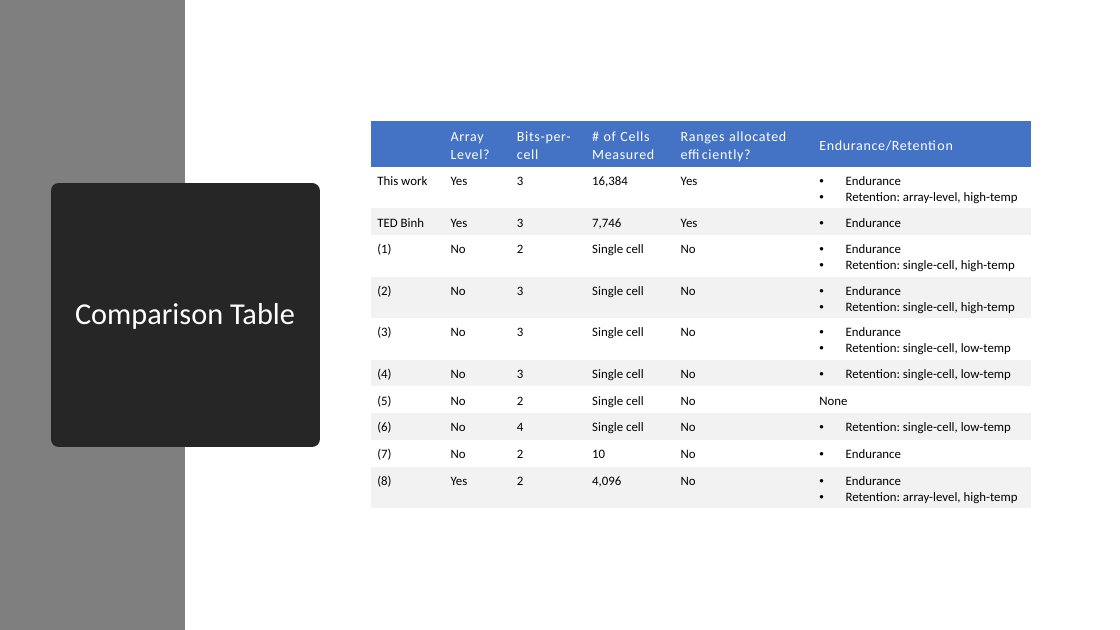
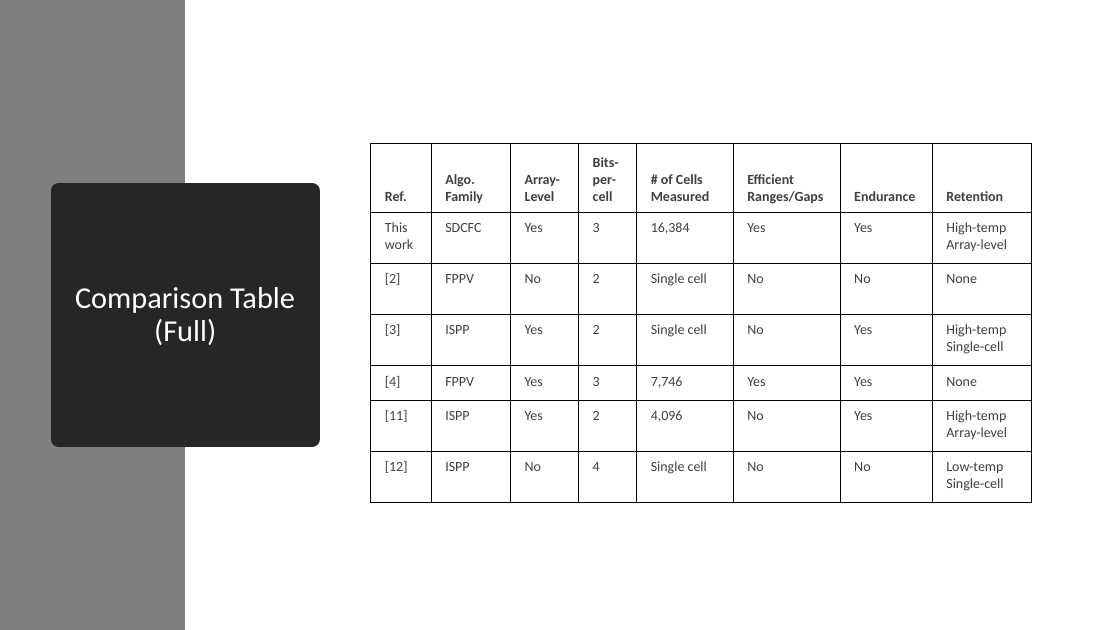
Before and after one commit to akashlevy/RRAM-RADAR-Tuning, a slide deck: slide 32 of presentations/Updates 8-12-20.pptx (slide 31 before the commit). Drawn at 1120x630 pixels with LibreOffice and Linux fonts; fonts in the diff are those of the drawing. Boxes give left, top, right and bottom in pixels: in the first picture for what was removed or moved away, otherwise in the second. Text is boxed around its words. In the diff, an @@ line names an element or a change of style, - is before the commit and + after.

```diff
--- a/presentations/Updates 8-12-20.pptx
+++ b/presentations/Updates 8-12-20.pptx
@@ table at (x1=371, y1=144, x2=1032, y2=502) @@
- | Array Level? | Bits-per-cell | # of Cells Measured | Ranges allocated efficiently? | Endurance/Retention
-This work | Yes | 3 | 16,384 | Yes | Endurance / Retention: array-level, high-temp
-TED Binh | Yes | 3 | 7,746 | Yes | Endurance
-(1) | No | 2 | Single cell | No | Endurance / Retention: single-cell, high-temp
-(2) | No | 3 | Single cell | No | Endurance / Retention: single-cell, high-temp
-(3) | No | 3 | Single cell | No | Endurance / Retention: single-cell, low-temp
-(4) | No | 3 | Single cell | No | Retention: single-cell, low-temp
-(5) | No | 2 | Single cell | No | None
-(6) | No | 4 | Single cell | No | Retention: single-cell, low-temp
-(7) | No | 2 | 10 | No | Endurance
-(8) | Yes | 2 | 4,096 | No | Endurance / Retention: array-level, high-temp
+Ref. | Algo. Family | Array-Level | Bits-per-cell | # of Cells Measured | Efficient Ranges/Gaps | Endurance | Retention
+This work | SDCFC | Yes | 3 | 16,384 | Yes | Yes | High-temp / Array-level
+[2] | FPPV | No | 2 | Single cell | No | No | None
+[3] | ISPP | Yes | 2 | Single cell | No | Yes | High-temp / Single-cell
+[4] | FPPV | Yes | 3 | 7,746 | Yes | Yes | None
+[11] | ISPP | Yes | 2 | 4,096 | No | Yes | High-temp / Array-level
+[12] | ISPP | No | 4 | Single cell | No | No | Low-temp / Single-cell
@@ table resized from (x1=371, y1=121, x2=1032, y2=508) to (x1=371, y1=144, x2=1032, y2=502) @@
@@ title at (x1=75, y1=287, x2=295, y2=345): text changed @@
-Comparison Table
+Comparison Table (Full)
```
Also in this commit, not shown: 2 other slides changed, 1 slide added, 5 other files.
